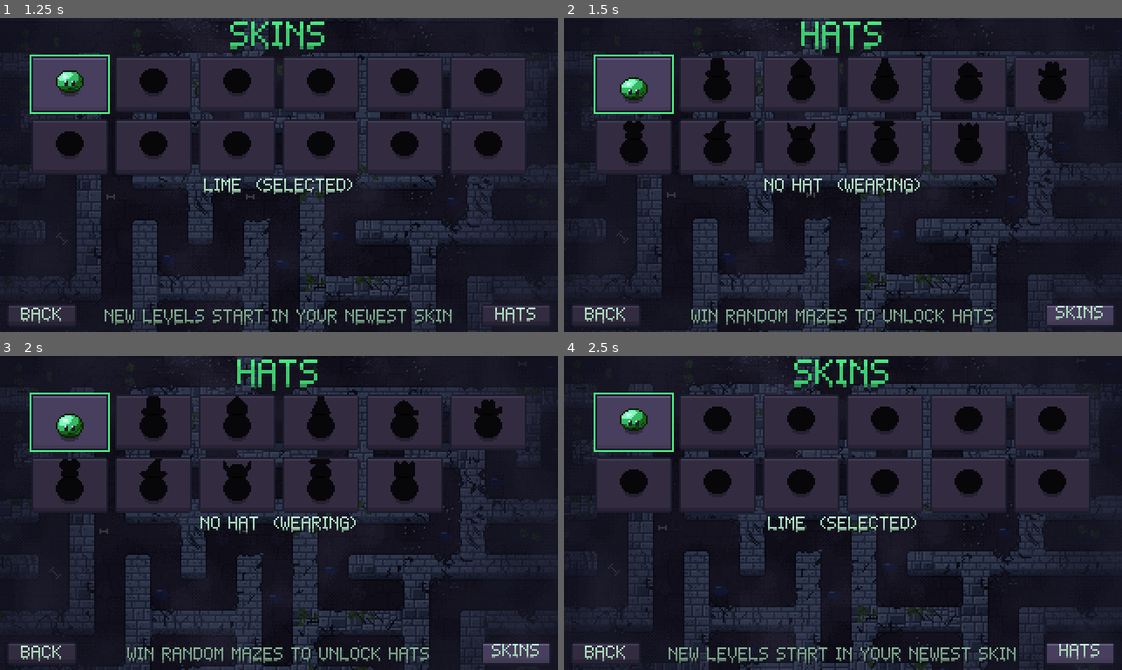
Above: before the commit, frames 1-4 (two rows, left to right).
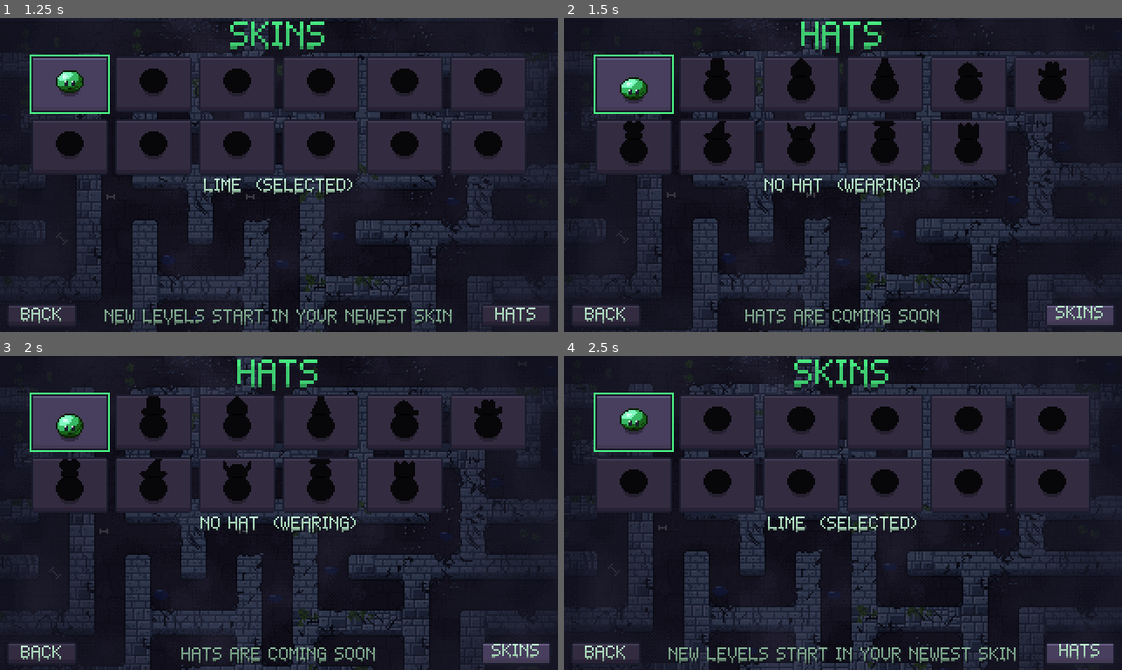
Above: after the commit, the same moments.

Repository: AveryBlue-GD/slime-time
Game: Godot game, scene res://scenes/title.tscn
Same seed, same stepped clock (60 frames per second), same inputs: the game is played once before the commit and once after it.
Inputs:
- Up to frame 1 (1.25 s): click "SKINS" at 0.5 s
- Up to frame 2 (1.5 s): click "HATS" at 1.25 s
- Up to frame 3 (2 s): no input
- Up to frame 4 (2.5 s): click "SKINS" at 2 s

Frame 1 is identical in both runs. In frame 2, 1.2% of the frame differs, in the area x 22-77%, y 92-99%; in frame 3, 1.2%; in frame 4, nothing differs.

Commit message:
Hats show COMING SOON (wearable only in dev mode until the real ones are in); new itch.io cover and 8 screenshots
- Hats.available = false: locked hats read COMING SOON, the hats page says HATS ARE COMING SOON
- make_promo.ps1: Frozen Fortress cover, 8 screenshots (title, Sunken Shrine, charged leap,
  Volcanic Vault, Crystal Caverns rainbow, new record, upgrades, skins), rendered quietly
- Dev flags --upgrades=a,b,c and --coins=N for promo shots

Co-Authored-By: Claude Opus 5.5 <noreply@anthropic.com>

Diff:
--- a/scripts/hats.gd
+++ b/scripts/hats.gd
@@ -8,6 +8,10 @@
 ##
 ## These ten are placeholders until the real hats are decided; each needs more randomizer wins
 ## than the last, so there's always another one to chase.
+
+## Hats are still placeholders, so for now they show "COMING SOON" and can't be worn (except in
+## dev mode). Set to true once the real hats are in.
+static var available := false
 
 const NONE := "none"
 const NONE_NAME := "NO HAT"
@@ -44,7 +48,7 @@
 
 
 static func is_unlocked(id: String, randoms_won: int) -> bool:
-	return id == NONE or (not get_hat(id).is_empty() and randoms_won >= wins_needed(id))
+	return id == NONE or (available and not get_hat(id).is_empty() and randoms_won >= wins_needed(id))
 
 
 ## The hat's frame within hats.png.
--- a/scripts/progress.gd
+++ b/scripts/progress.gd
@@ -3,7 +3,7 @@
 ## Autoload "Progress": levels cleared/unlocked, the chosen skin, key bindings, and which
 ## mode the game scene should start in. Saved to user://save.cfg.
 ## Debug (after `--` on the command line, never saved): `--level=N` starts on level N,
-## `--unlock-all` unlocks every level, skin and hat, `--skin …(102 unchanged characters)… ch controls, `--hat=ID` wears a hat, `--quiet-window` (from tools/play.ps1) cleans up after a no-focus start.
+## `--unlock-all` unlocks every level, skin and hat, `--skin …(102 unchanged characters)… ch controls, `--hat=ID` wears a hat, `--upgrades=a,b,c` / `--coins=N` set upgrade levels and coins (for promo shots), `--quiet-window` (from tools/play.ps1) cleans up after a no-focus start.
 
 const MODE_STORY := "story"
 const MODE_RANDOM := "random"
@@ -38,6 +38,8 @@
 ## Dev mode (--unlock-all): dev-only upgrades (wall power) show up and there are plenty of coins.
 var dev_tools := false
 const DEV_COINS := 999
+## Spending coins dev mode adds (0 when --coins sets an exact amount).
+var dev_coins := DEV_COINS
 var custom_color := Color8(239, 125, 47)
 ## Glow strength for the custom skin, 0-1.
 var glow := 0.6
@@ -91,6 +93,17 @@
 		elif arg.begins_with("--skin="):
 			saving_enabled = false
 			selected_skin = arg.trim_prefix("--skin=")
+		elif arg.begins_with("--upgrades="):  # e.g. --upgrades=6,4,7: slime, speed, brightness
+			saving_enabled = false
+			var levels := arg.trim_prefix("--upgrades=").split(",")
+			for i in mini(levels.size(), 3):
+				upgrades[Upgrades.LIST[i].id] = clampi(levels[i].to_int(), 0, Upgrades.MAX_LEVEL)
+		elif arg.begins_with("--coins="):  # exactly this many coins in hand (no dev bonus)
+			saving_enabled = false
+			dev_coins = 0
+			coins_found = {0: []}
+			for i in arg.trim_prefix("--coins=").to_int() + coins_spent():
+				coins_found[0].append("debug%d" % i)
 		elif arg.begins_with("--hat="):
 			saving_enabled = false
 			selected_hat = arg.trim_prefix("--hat=")
@@ -259,7 +272,7 @@
 
 ## Coins in hand (found minus what's in the upgrade tree).
 func coins() -> int:
-	return coins_earned() - coins_spent() + (DEV_COINS if dev_tools else 0)
+	return coins_earned() - coins_spent() + (dev_coins if dev_tools else 0)
 
 
 func upgrade_level(id: String) -> int:
@@ -297,6 +310,8 @@
 
 
 func is_hat_unlocked(id: String) -> bool:
+	if dev_tools and not Hats.get_hat(id).is_empty():
+		return true  # dev mode can try on every hat, even before they're released
 	return Hats.is_unlocked(id, randoms_won)
 
 
--- a/scripts/ui/skins_screen.gd
+++ b/scripts/ui/skins_screen.gd
@@ -8,6 +8,7 @@
 const TILE_SIZE := Vector2(44, 32)
 const SKINS_RULE := "NEW LEVELS START IN YOUR NEWEST SKIN"
 const HATS_RULE := "WIN RANDOM MAZES TO UNLOCK HATS"
+const HATS_SOON_RULE := "HATS ARE COMING SOON"
 
 var tiles := {}
 var hat_tiles := {}
@@ -81,7 +82,7 @@
 	_skin_grid.visible = not hats
 	_hat_grid.visible = hats
 	_title.text = "HATS" if hats else "SKINS"
-	_rule.text = HATS_RULE if hats else SKINS_RULE
+	_rule.text = (HATS_RULE if Hats.available else HATS_SOON_RULE) if hats else SKINS_RULE
 	_rule.position.x = roundf((320 - _rule.get_minimum_size().x) / 2.0)
 	page_button.text = "SKINS" if hats else "HATS"
 	if hats:
@@ -218,6 +219,8 @@
 	var id := focus_id if focus_id != "" else Progress.selected_hat
 	if Progress.is_hat_unlocked(id):
 		status.text = Hats.display_name(id) + ("  (WEARING)" if id == Progress.selected_hat else "")
+	elif not Hats.available:
+		status.text = Hats.display_name(id) + " - COMING SOON"
 	elif not Progress.is_randomizer_unlocked():
 		status.text = "LOCKED - BEAT ALL %d LEVELS TO FIND OUT HOW" % Levels.COUNT
 	else:
--- a/tests/test_hats.gd
+++ b/tests/test_hats.gd
@@ -19,6 +19,10 @@
 	progress.levels_cleared = 10
 	progress.randoms_won = 0
 	progress.selected_hat = Hats.NONE
+	progress.randoms_won = 99
+	_check(not progress.is_hat_unlocked(Hats.LIST[0].id), "while hats are 'coming soon' they can't be unlocked")
+	progress.randoms_won = 0
+	Hats.available = true  # the rest checks how they work once released
 
 	# --- Unlocking and saving
 	var first: String = Hats.LIST[0].id
--- a/tools/promo/cover.gd
+++ b/tools/promo/cover.gd
@@ -3,21 +3,30 @@
 ## Renders the itch.io cover: a level being played by the autopilot, with the logo on top and a
 ## tagline at the bottom, drawn into its own 315x250 SubViewport and saved as a PNG after
 ## CAPTURE_FRAME frames (tools/promo/make_promo.ps1 upscales it 2x to 630x500).
-## Pass `-- --out=<file.png>` (plus any skin debug flags) when running it.
+## Pass `-- --out=<file.png>` (plus any skin debug flags, and optionally --cover-level=N) when
+## running it.
 
 const SIZE := Vector2i(315, 250)
-const LEVEL := 4  # tall enough (272 px) to fill the 250 px cover
+## Any level from 3 up is tall enough (272+ px) to fill the 250 px cover.
+const DEFAULT_LEVEL := 7
+## Frames of autopilot play before the picture is taken (--cover-frame=N to change).
 const CAPTURE_FRAME := 420
 
 var view: SubViewport
 var frame := 0
 var out_path := "user://cover.png"
+var level := DEFAULT_LEVEL
+var capture_frame := CAPTURE_FRAME
 
 
 func _ready() -> void:
 	for arg in OS.get_cmdline_user_args():
 		if arg.begins_with("--out="):
 			out_path = arg.trim_prefix("--out=")
+		elif arg.begins_with("--cover-level="):
+			level = arg.trim_prefix("--cover-level=").to_int()
+		elif arg.begins_with("--cover-frame="):
+			capture_frame = arg.trim_prefix("--cover-frame=").to_int()
 	view = SubViewport.new()
 	view.size = SIZE
 	view.render_target_update_mode = SubViewport.UPDATE_ALWAYS
@@ -26,7 +35,7 @@
 	add_child(view)
 
 	var game: Node2D = preload("res://scenes/main.tscn").instantiate()
-	game.level = LEVEL
+	game.level = level
 	view.add_child(game)
 	game.hud.visible = false
 	game.add_child(preload("res://tests/autopilot.gd").new())
@@ -58,7 +67,7 @@
 
 func _process(_delta: float) -> void:
 	frame += 1
-	if frame == CAPTURE_FRAME:
+	if frame == capture_frame:
 		await RenderingServer.frame_post_draw
 		view.get_texture().get_image().save_png(out_path)
 		print("saved cover to ", out_path)
Not shown, changed: CLAUDE.md
Not shown, changed: tools/promo/make_promo.ps1
